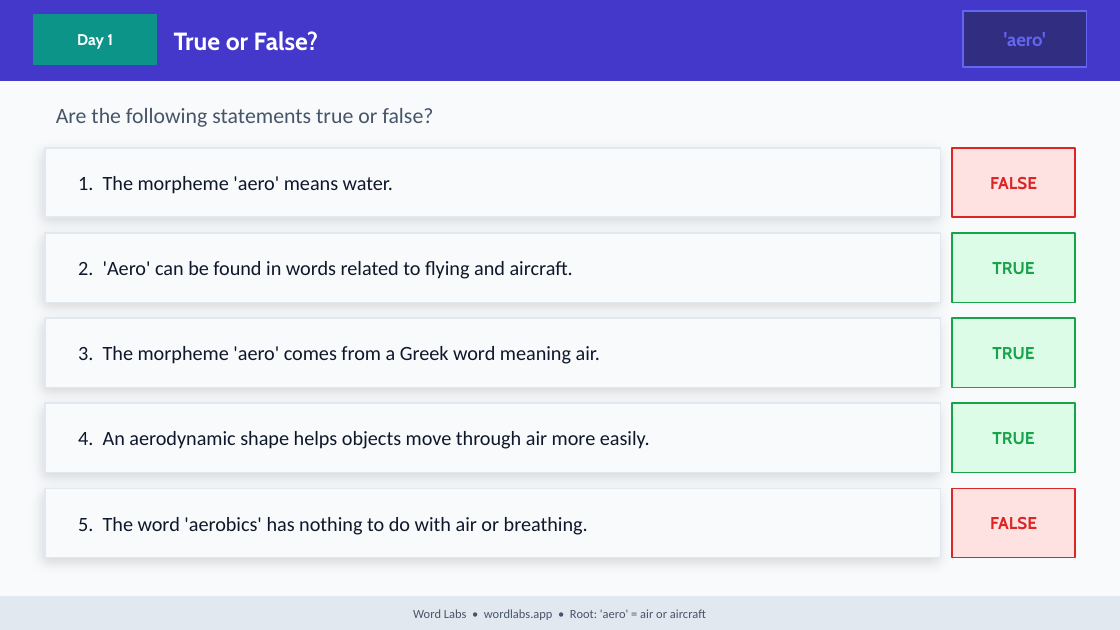
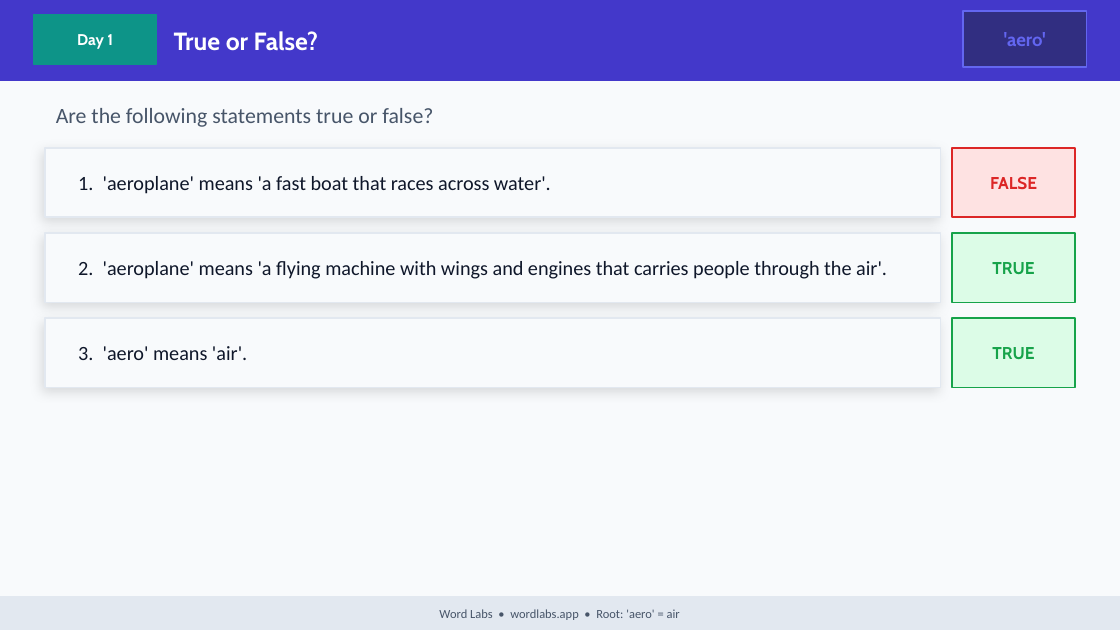
Before and after one commit to NickD135/morphology-builder, a slide deck: slide 5 of output/wordlabs-aero-3day.pptx. Drawn at 1120x630 pixels with LibreOffice and Linux fonts; fonts in the diff are those of the drawing. Boxes give left, top, right and bottom in pixels: in the first picture for what was removed or moved away, otherwise in the second. Text is boxed around its words. In the diff, an @@ line names an element or a change of style, - is before the commit and + after.

Commit message:
content(decks): regenerate 350/360 decks incl. 13 revived sparse morphemes
Added pod/vore type-overrides + re-tagged -pathy family to X+pathy; the 67 new verified words
now feed decks for thermo/phon/aero/em/hyper/hypo/hood/ious/eous/sion/pathy/pod/vore. 9 morphemes
(claus/gyro/endo/stetho/kaleido/lingual/violet/curricular/terrestrial) genuinely lack enough real
words and keep old decks; remove(=re+move) dropped. New words added to dictionary.txt for builder.

```diff
--- a/output/wordlabs-aero-3day.pptx
+++ b/output/wordlabs-aero-3day.pptx
@@ text at bbox=[78, 176, 551, 194]: text changed @@
-1. The morpheme 'aero' means water.
+1. 'aeroplane' means 'a fast boat that races across water'.
@@ text at bbox=[78, 261, 887, 279]: text changed @@
-2. 'Aero' can be found in words related to flying and aircraft.
+2. 'aeroplane' means 'a flying machine with wings and engines that carries people through the air'.
@@ text at bbox=[78, 346, 247, 360]: text changed @@
-3. The morpheme 'aero' comes from a Greek word meaning air.
+3. 'aero' means 'air'.
@@ rectangle removed at bbox=[45, 403, 941, 473] @@
@@ rectangle removed at bbox=[952, 403, 1075, 473] @@
@@ text removed at bbox=[78, 431, 650, 449] @@
-4. An aerodynamic shape helps objects move through air more easily.
@@ text removed at bbox=[992, 432, 1034, 444] @@
-TRUE
@@ rectangle removed at bbox=[45, 488, 941, 558] @@
@@ rectangle removed at bbox=[952, 488, 1075, 558] @@
@@ text removed at bbox=[78, 517, 588, 535] @@
-5. The word 'aerobics' has nothing to do with air or breathing.
@@ text removed at bbox=[990, 517, 1037, 529] @@
-FALSE
@@ text at bbox=[439, 609, 680, 620]: text changed @@
-Word Labs • wordlabs.app • Root: 'aero' = air or aircraft
+Word Labs • wordlabs.app • Root: 'aero' = air
```
Also in this commit, not shown: 34 other slides changed, 16 other files.
